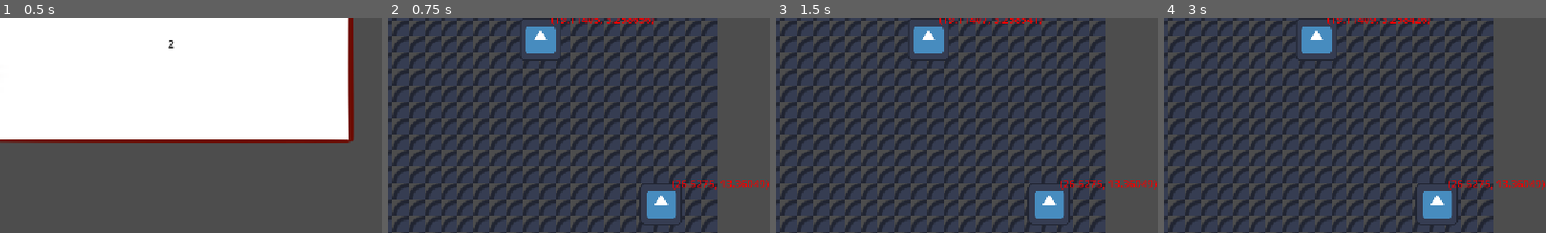
Above: before the commit, frames 1-4 (left to right).
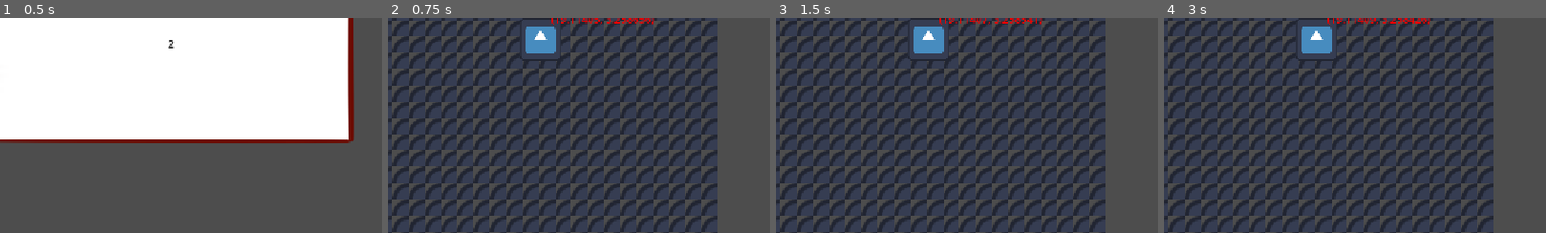
Above: after the commit, the same moments.

Repository: Wallted/ldjam-59
Game: Godot game, scene res://main.tscn
Two runs of this game, one before a commit and one after it. Both use one fixed random seed, a clock stepped at 60 frames per second and the inputs below. The engine's default icon, where the game draws it, is replaced by a stand-in: a white triangle on a blue panel in a dark square.
Inputs (mouse positions are % of the whole screen's width and height, from its top left):
- Up to frame 1 (0.5 s): no input
- Up to frame 2 (0.75 s): click "1" at 0.5 s
- Up to frame 3 (1.5 s): click (70, 23) at 1.27 s
- Up to frame 4 (3 s): click ">.<" at 2 s; click (70, 23) at 2.77 s
The pictures show only the part of the screen within x 50-100%, y 18-68%; the shares and areas given below are measured in that part.

Frame 1 is identical in both runs. In frame 2, 1.8% of the frame differs, in the area x 65-100%, y 75-97%; in frame 3, 1.8%; in frame 4, 1.8%.

Commit message:
freq on position X (#29)
* freq on position X

* co za gowno korwa

Diff:
--- a/chorister.gd
+++ b/chorister.gd
@@ -30,3 +30,6 @@
 
 func _on_grid_position_changed(new_position: Vector2):
 	_grid_position = new_position
+	var _grid_freq: float
+	_grid_freq= 440.0 * pow(2.0,((_grid_position.x- 24.0)/12.0))
+	change_freq(_grid_freq)
--- a/default_bus_layout.tres
+++ b/default_bus_layout.tres
@@ -5,7 +5,6 @@
 
 [sub_resource type="AudioEffectCompressor" id="AudioEffectCompressor_g28q7"]
 resource_name = "Compressor"
-threshold = -12.9
 
 [sub_resource type="AudioEffectChorus" id="AudioEffectChorus_j3pel"]
 resource_name = "Chorus"
@@ -28,7 +27,6 @@
 
 [sub_resource type="AudioEffectCompressor" id="AudioEffectCompressor_n8wo2"]
 resource_name = "Compressor"
-threshold = -12.7
 gain = 4.1
 
 [sub_resource type="AudioEffectPhaser" id="AudioEffectPhaser_j3pel"]
@@ -107,13 +105,14 @@
 resource_name = "Compressor"
 
 [resource]
+bus/0/volume_db = 6.0199986
 bus/0/effect/0/effect = SubResource("AudioEffectCompressor_j3pel")
 bus/0/effect/0/enabled = true
 bus/1/name = &"New Bus"
 bus/1/solo = false
-bus/1/mute = true
+bus/1/mute = false
 bus/1/bypass_fx = false
-bus/1/volume_db = -0.25048447
+bus/1/volume_db = 6.0199986
 bus/1/send = &"Master"
 bus/1/effect/0/effect = SubResource("AudioEffectCompressor_g28q7")
 bus/1/effect/0/enabled = true
@@ -123,7 +122,7 @@
 bus/2/solo = false
 bus/2/mute = false
 bus/2/bypass_fx = false
-bus/2/volume_db = -0.0016212463
+bus/2/volume_db = -0.0060653687
 bus/2/send = &"Master"
 bus/2/effect/0/effect = SubResource("AudioEffectCompressor_n8wo2")
 bus/2/effect/0/enabled = true
@@ -141,7 +140,7 @@
 bus/2/effect/6/enabled = true
 bus/3/name = &"New Bus 3"
 bus/3/solo = false
-bus/3/mute = true
+bus/3/mute = false
 bus/3/bypass_fx = false
 bus/3/volume_db = 0.0
 bus/3/send = &"Master"
@@ -157,7 +156,7 @@
 bus/3/effect/4/enabled = true
 bus/4/name = &"New Bus 4"
 bus/4/solo = false
-bus/4/mute = true
+bus/4/mute = false
 bus/4/bypass_fx = false
 bus/4/volume_db = 0.0
 bus/4/send = &"Master"
@@ -167,7 +166,7 @@
 bus/4/effect/1/enabled = true
 bus/5/name = &"New Bus 5"
 bus/5/solo = false
-bus/5/mute = true
+bus/5/mute = false
 bus/5/bypass_fx = false
 bus/5/volume_db = 0.0
 bus/5/send = &"Master"
@@ -177,7 +176,7 @@
 bus/5/effect/1/enabled = true
 bus/6/name = &"New Bus 6"
 bus/6/solo = false
-bus/6/mute = true
+bus/6/mute = false
 bus/6/bypass_fx = false
 bus/6/volume_db = 0.0
 bus/6/send = &"Master"
--- a/levels/01.json
+++ b/levels/01.json
@@ -2,7 +2,6 @@
 	"x": 30,
 	"y": 20,
 	"player_data": [
-		[0, 200.0],
 		[0, 200.0],
 	],
 	"target_data": [
